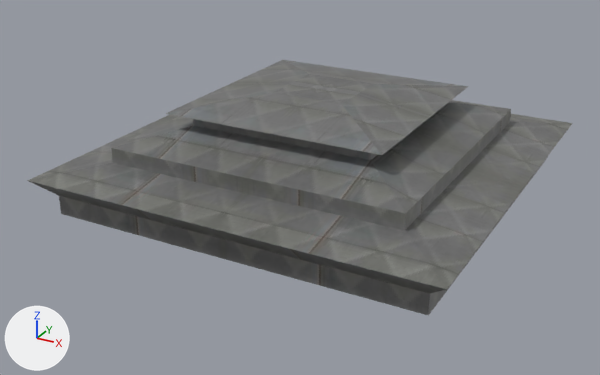
The glTF model src/maps/tiles/vent1.glb as it was, and as the next commit left it.
The view is the same before and after, from a 50 mm camera at (1.94, -3.8, 1.79) aimed at (-0.06, -0.16, -0.03). Arrows for +X, +Y and +Z are at lower left; the lights stay in place.

The scene before the commit, as lines of its bpy script (objects in view):
```python
me_cube = bpy.data.meshes.new('Cube')
me_cube.from_pydata(...)  # 74 vertices, 144 faces; spans x -1.1..1.1, y -1.1..1.1, z -0.05..0.5
me_cube.materials.append(mat_vent)  # picture img_air_duct
ob_vent_1_col = bpy.data.objects.new('vent-1-col', me_cube)
ob_vent_1_col.location = (0.0, 0.0, 0.0)
```
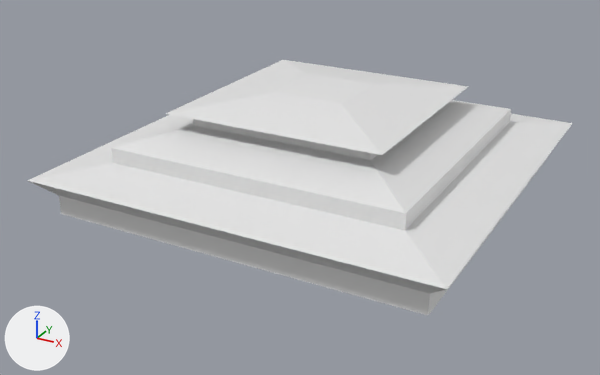
Edits to the scene script, one JSON object a line:
```json
{"block": "me_cube", "where": "me_cube.from_pydata(...)  # 74 vertices, 144 faces; spans x -1.1..1.1, y -1.1..1.1, z -0.05..0.5"}
{"op": "remove", "block": "me_cube", "code": "me_cube.materials.append(mat_vent)  # picture img_air_duct"}
```

What differs and where, as boxes [x1, y1, x2, y2] in the pictures (600 x 375 px):
```json
{"object": "vent-1-col", "change": "recoloured", "before": [27, 60, 573, 315], "after": [27, 60, 573, 315], "on screen": "grey to white"}
```
